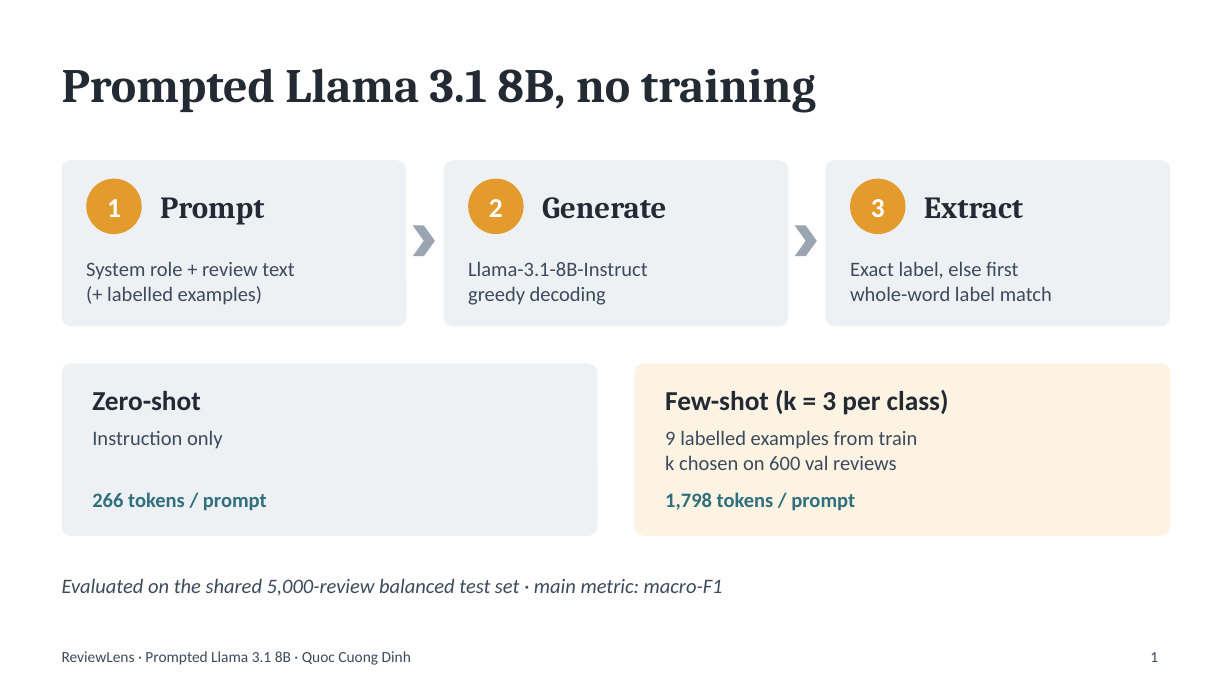
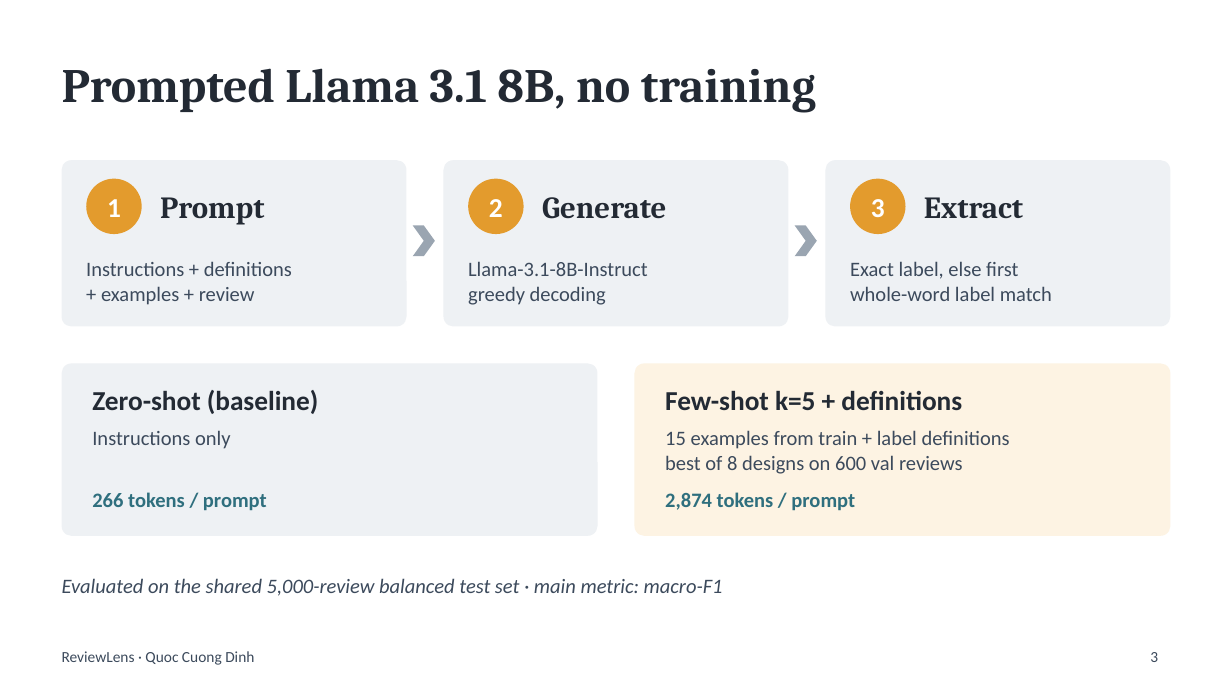
Before and after one commit to Junebhone/ReviewLens, a slide deck: slide 3 of docs/slides/Dinh_ReviewLens_Slides.pptx (slide 1 before the commit). Drawn at 1232x693 pixels with LibreOffice and Linux fonts; fonts in the diff are those of the drawing. Boxes give left, top, right and bottom in pixels: in the first picture for what was removed or moved away, otherwise in the second. Text is boxed around its words. In the diff, an @@ line names an element or a change of style, - is before the commit and + after.

```diff
--- a/docs/slides/Dinh_ReviewLens_Slides.pptx
+++ b/docs/slides/Dinh_ReviewLens_Slides.pptx
@@ text at [86,261,292,305]: text changed @@
-System role + review text
-(+ labelled examples)
+Instructions + definitions
++ examples + review
@@ text at [92,390,318,414]: text changed @@
-Zero-shot
+Zero-shot (baseline)
@@ text at [665,390,962,410]: text changed @@
-Few-shot (k = 3 per class)
+Few-shot k=5 + definitions
@@ text at [92,430,231,449]: text changed @@
-Instruction only
+Instructions only
@@ text at [665,430,1010,474]: text changed @@
-9 labelled examples from train
-k chosen on 600 val reviews
+15 examples from train + label definitions
+best of 8 designs on 600 val reviews
@@ text at [665,492,855,511]: text changed @@
-1,798 tokens / prompt
+2,874 tokens / prompt
@@ text at [62,651,254,665]: text changed @@
-ReviewLens · Prompted Llama 3.1 8B · Quoc Cuong Dinh
+ReviewLens · Quoc Cuong Dinh
@@ page number at [1150,652,1158,662]: text changed @@
-1
+3
```
Also in this commit, not shown: 4 other slides changed, 3 slides added, 4 other files.
